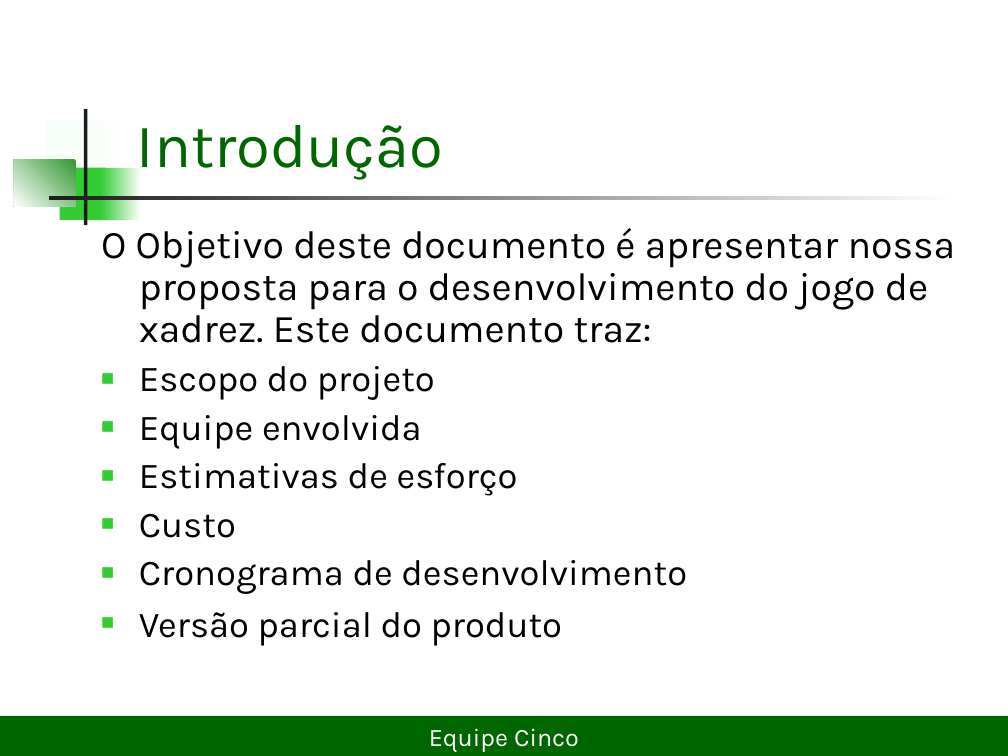
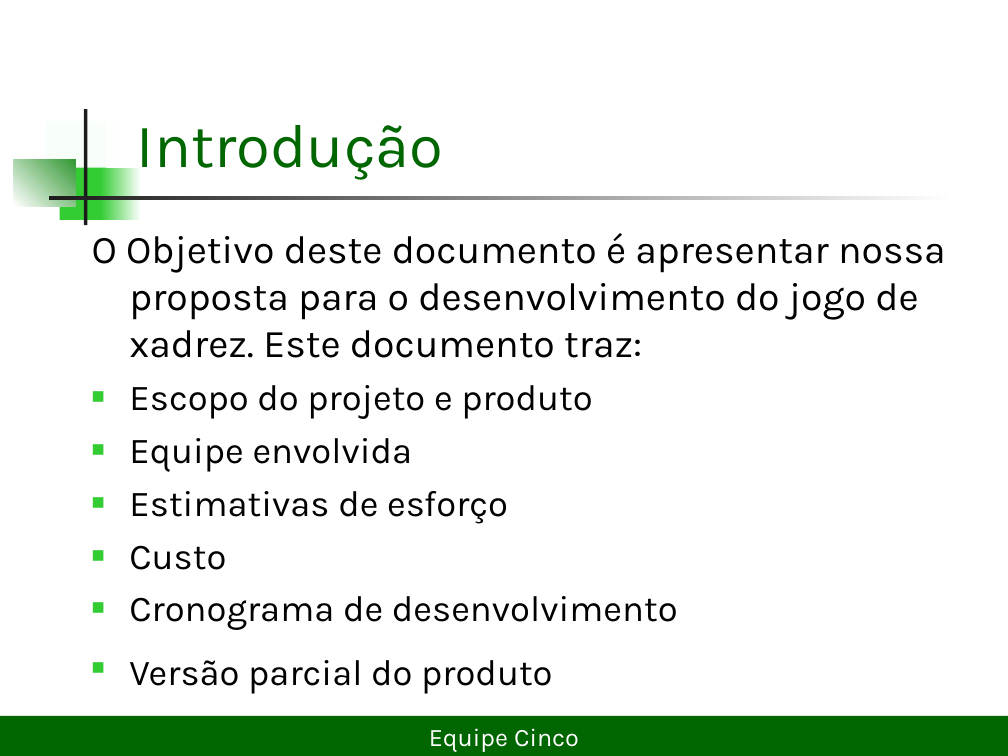
Before and after one commit to lDarthKill/xadrez-es2-compuff, a slide deck: slide 2 of Documentos/Projeto Xadrez.ppt. Drawn at 1008x756 pixels with LibreOffice and Linux fonts; fonts in the diff are those of the drawing. Boxes give left, top, right and bottom in pixels: in the first picture for what was removed or moved away, otherwise in the second. Text is boxed around its words. In the diff, an @@ line names an element or a change of style, - is before the commit and + after.

```diff
--- a/Documentos/Projeto Xadrez.ppt
+++ b/Documentos/Projeto Xadrez.ppt
@@ text "O Objetivo deste documento é ...": place and size @@
-text "O Objetivo deste documento é ..." at <box>101,228,956,646</box>
+text "O Objetivo deste documento é ..." at <box>92,233,946,694</box>
@@ text at <box>92,233,946,694</box>: line spacing 0.9 to 1; more space between paragraphs @@
@@ text at <box>129,385,592,419</box>: text changed @@
-■ Escopo do projeto
+■ Escopo do projeto e produto
```
Also in this commit, not shown: 5 other slides changed, 11 slides added, 1 slide removed, 6 other files.
